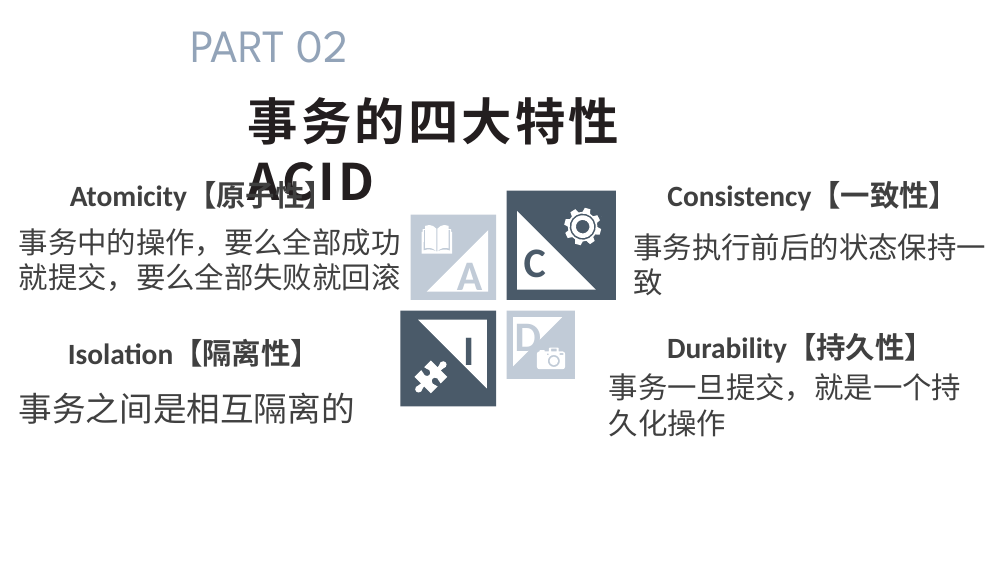
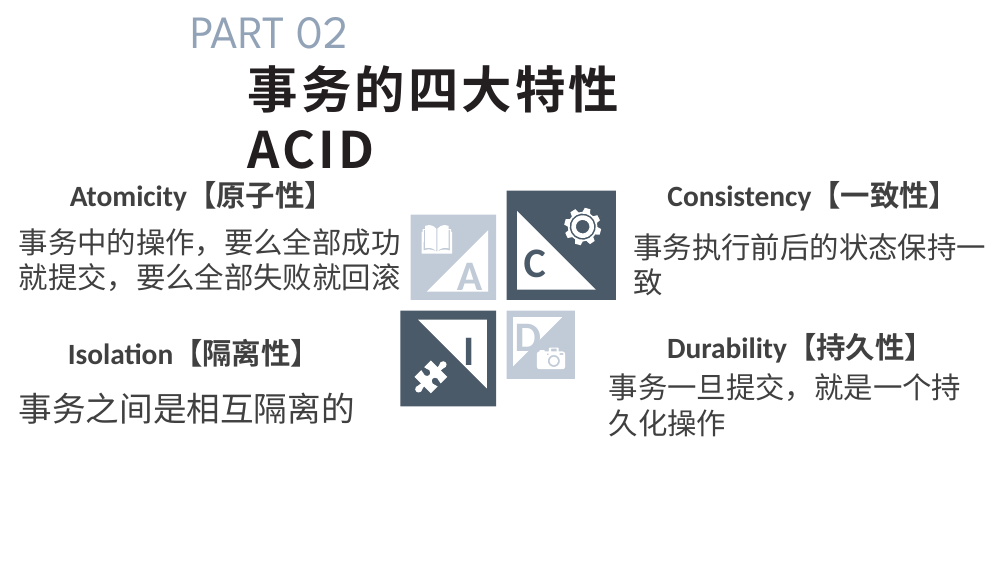
Before and after one commit to yangzhengx/dev01, a slide deck: slide 8 of 演讲.pptx (slide 7 before the commit). Drawn at 1008x567 pixels with LibreOffice and Linux fonts; fonts in the diff are those of the drawing; background and template pictures are left out. Boxes give left, top, right and bottom in pixels: in the first picture for what was removed or moved away, otherwise in the second. Text is boxed around its words. In the diff, an @@ line names an element or a change of style, - is before the commit and + after.

```diff
--- a/演讲.pptx
+++ b/演讲.pptx
@@ text "PART 02": place and size @@
-text "PART 02" at (190,31,349,63)
+text "PART 02" at (190,17,349,49)
@@ text "事务的四大特性ACID" rewrapped from (248,97,619,209) to (248,65,619,169) @@
```
Also in this commit, not shown: 12 other slides changed, 1 slide added.
